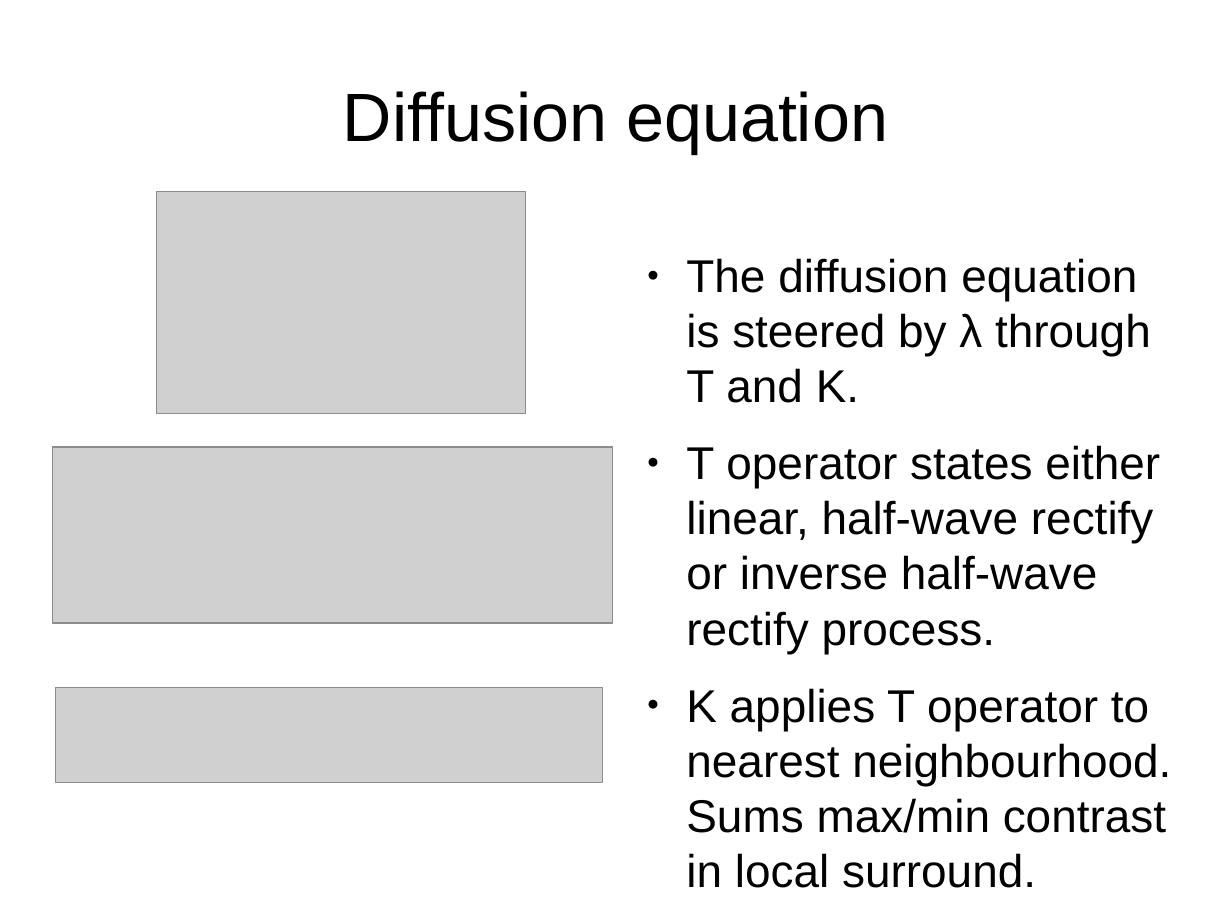
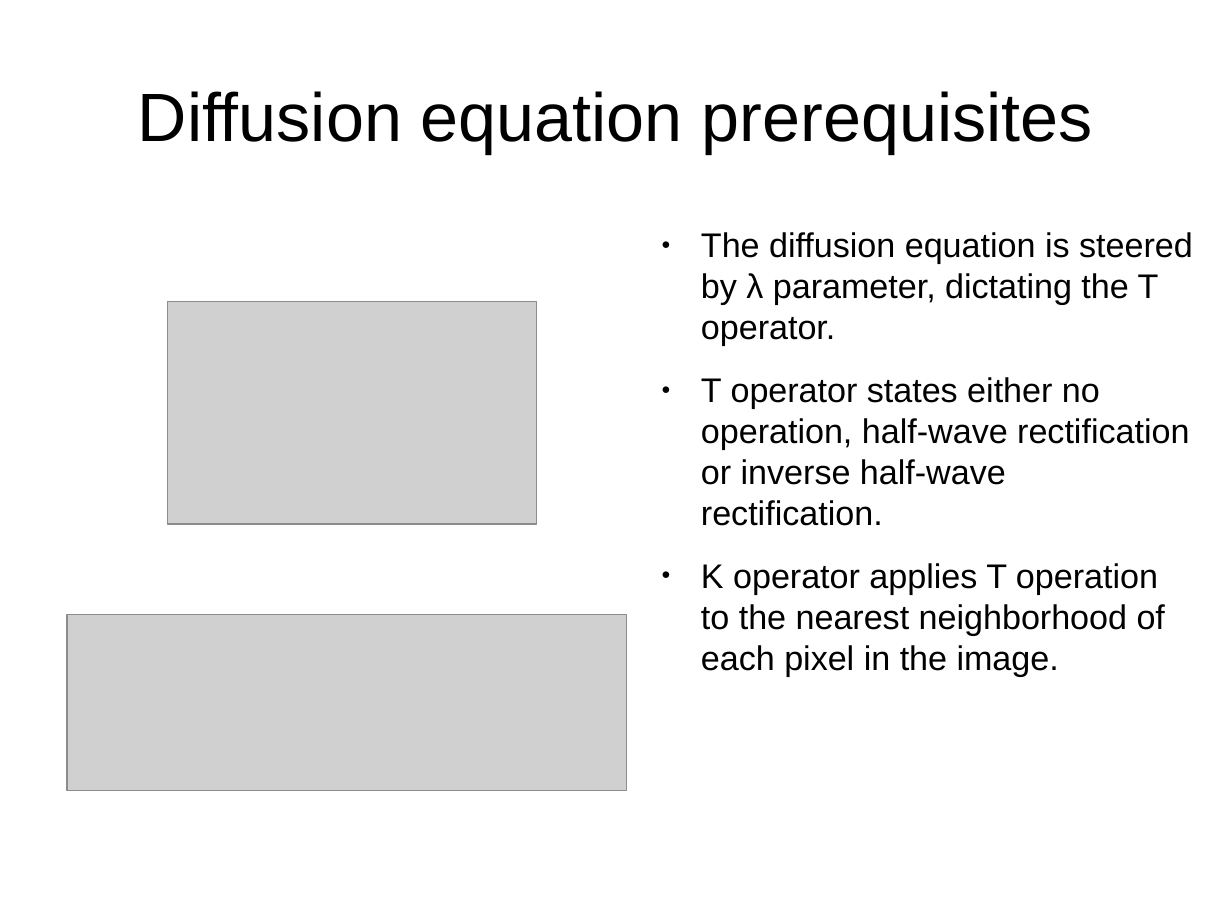
Before and after one commit to TUBvision/contAdapt_francis, a slide deck: slide 2 of Documents/Dynamic normalization model .odp. Drawn at 1232x924 pixels with LibreOffice and Linux fonts; fonts in the diff are those of the drawing; grey boxes stand for pictures. Boxes give left, top, right and bottom in pixels: in the first picture for what was removed or moved away, otherwise in the second. Text is boxed around its words. In the diff, an @@ line names an element or a change of style, - is before the commit and + after.

```diff
--- a/Documents/Dynamic normalization model .odp
+++ b/Documents/Dynamic normalization model .odp
@@ title at box(138, 91, 1093, 153): text changed @@
-Diffusion equation
+Diffusion equation prerequisites
@@ text at box(701, 232, 1193, 676): text changed; size 29.6 to 22 pt @@
-● The diffusion equation is steered by λ through T and K.
-● T operator states either linear, half-wave rectify or inverse half-wave rectify process.
-● K applies T operator to nearest neighbourhood. Sums max/min contrast in local surround.
+● The diffusion equation is steered by λ parameter, dictating the T operator.
+● T operator states either no operation, half-wave rectification or inverse half-wave rectification.
+● K operator applies T operation to the nearest neighborhood of each pixel in the image.
@@ picture: place and size @@
-picture at box(157, 191, 525, 414)
+picture at box(168, 302, 537, 524)
@@ picture removed at box(53, 447, 613, 623) @@
@@ picture: place and size @@
-picture at box(56, 688, 604, 783)
+picture at box(67, 615, 627, 790)
```
Also in this commit, not shown: 5 other slides changed, 10 slides added, 2 slides removed, 10 other files.
